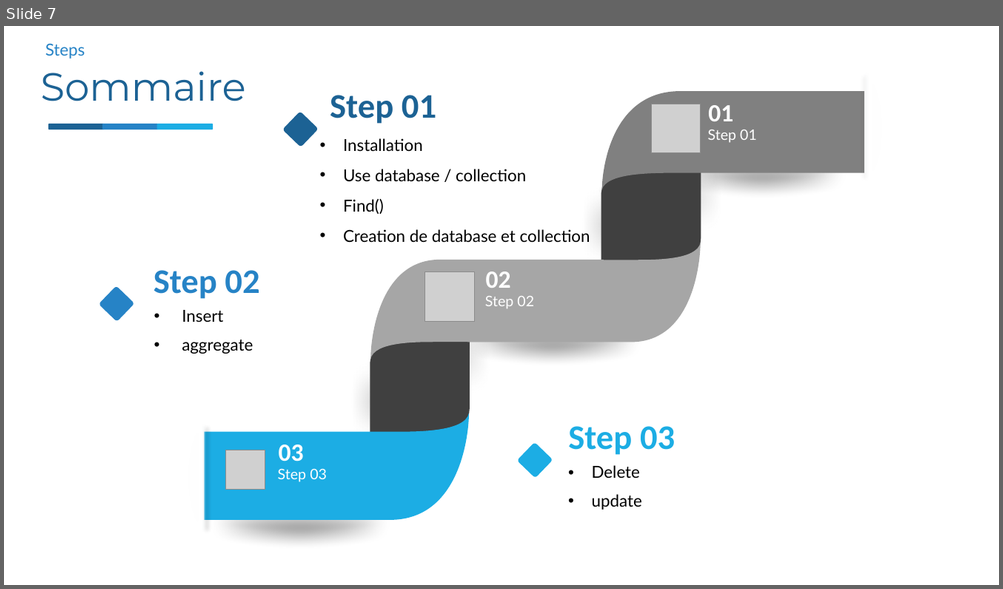
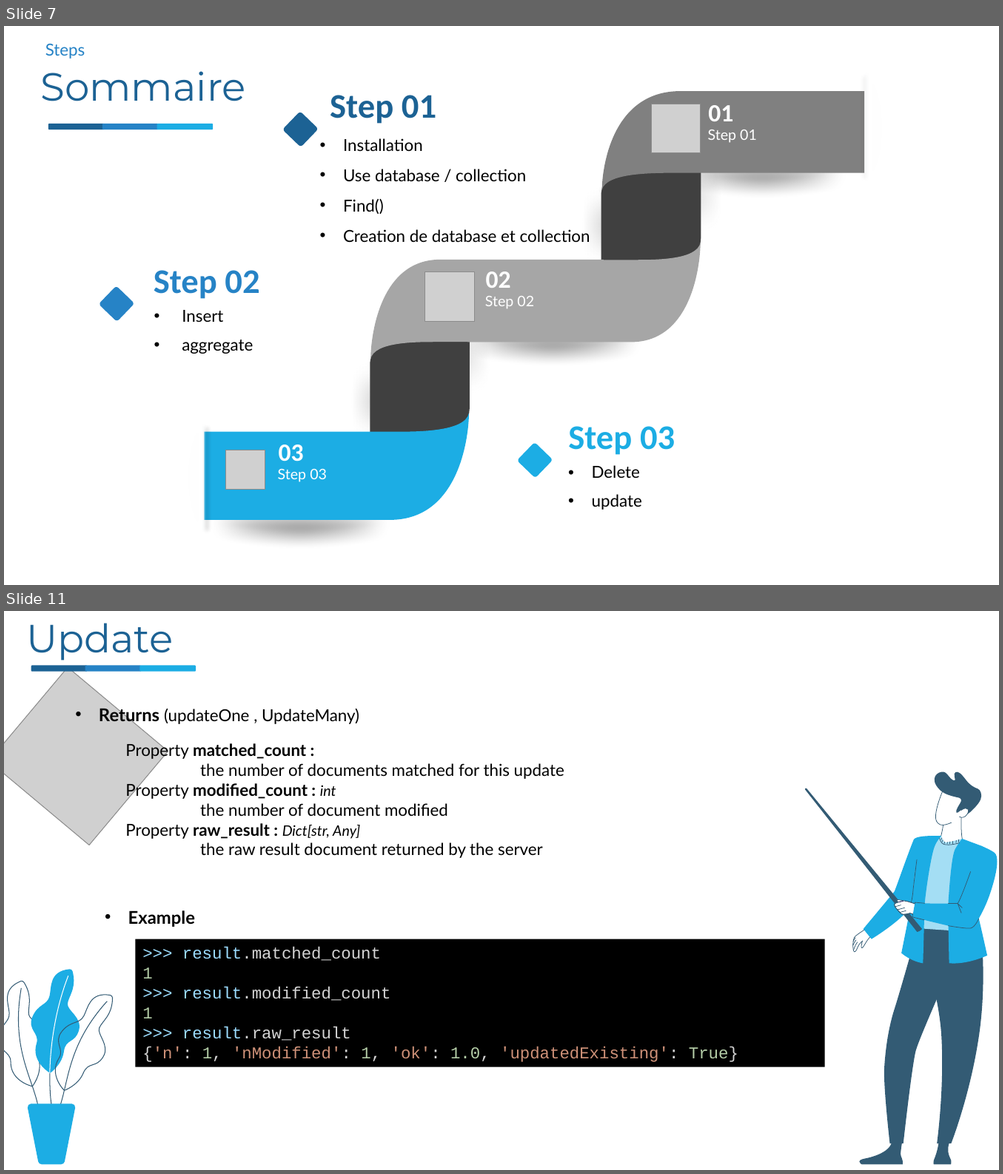
Before and after one commit to nourddine-benyahya/presentation-mongodb-python-todoapp-application, a slide deck: presontation mongodb&python/python&mongodb.pptx. Shown one above the other, each under a label of ours: slide 7 before the commit, slides 7 and 11 after it; the slides between them are not shown. The pictures are 1003x589 and 1003x1174 pixels, drawn with LibreOffice and Linux fonts; fonts in the diff are those of the drawing; grey boxes stand for pictures; background and template pictures are left out. Boxes give left, top, right and bottom in pixels: in the first picture for what was removed or moved away, otherwise in the second. Text is boxed around its words. In the diff, an @@ line names an element or a change of style, - is before the commit and + after.

```diff
--- a/presontation mongodb&python/python&mongodb.pptx
+++ b/presontation mongodb&python/python&mongodb.pptx
@@ slide 11 added at [4,611,999,1170], background picture (left out) @@
@@ text added at [26,623,173,661], 38 pt, text #1C6294 @@
+Update
@@ picture added at [4,668,168,846] @@
@@ rounded rectangle added at [31,666,87,672], fill #1C6294 @@
@@ rounded rectangle added at [85,666,142,672], fill #2683C6 @@
@@ rounded rectangle added at [140,666,196,672], fill #1CADE4 @@
@@ text added at [99,706,359,726], 16 pt, text #000000 @@
+• Returns (updateOne , UpdateMany)
@@ text added at [125,741,564,858], 16 pt, text #000000 @@
+Property matched_count :
+the number of documents matched for this update
+Property modified_count : int
+the number of document modified
+Property raw_result : Dict[str, Any]
+the raw result document returned by the server
@@ group added at [805,772,997,1165]: 44 freeform shapes @@
@@ text added at [128,911,195,927], 17 pt, text #000000, bold @@
+• Example
@@ rectangle added at [135,940,825,1068], fill #000000, 16 pt, text #D4D4D4 @@
+>>> result.matched_count
+1
+>>> result.modified_count
+1
+>>> result.raw_result
+{'n': 1, 'nModified': 1, 'ok': 1.0, 'updatedExisting': True}
@@ group added at [4,970,113,1165]: 8 freeform shapes @@
```
Also in this commit, not shown: 7 other slides added, 1 slide removed.
